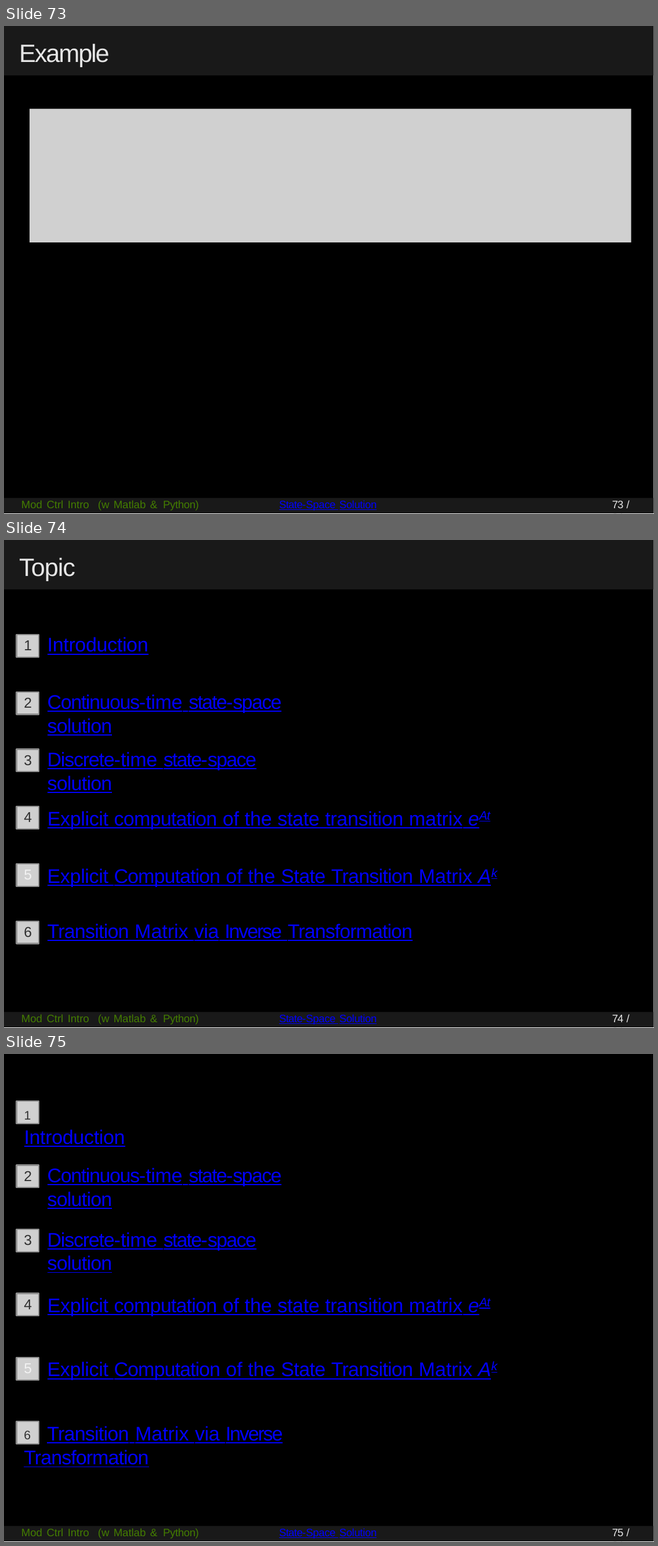
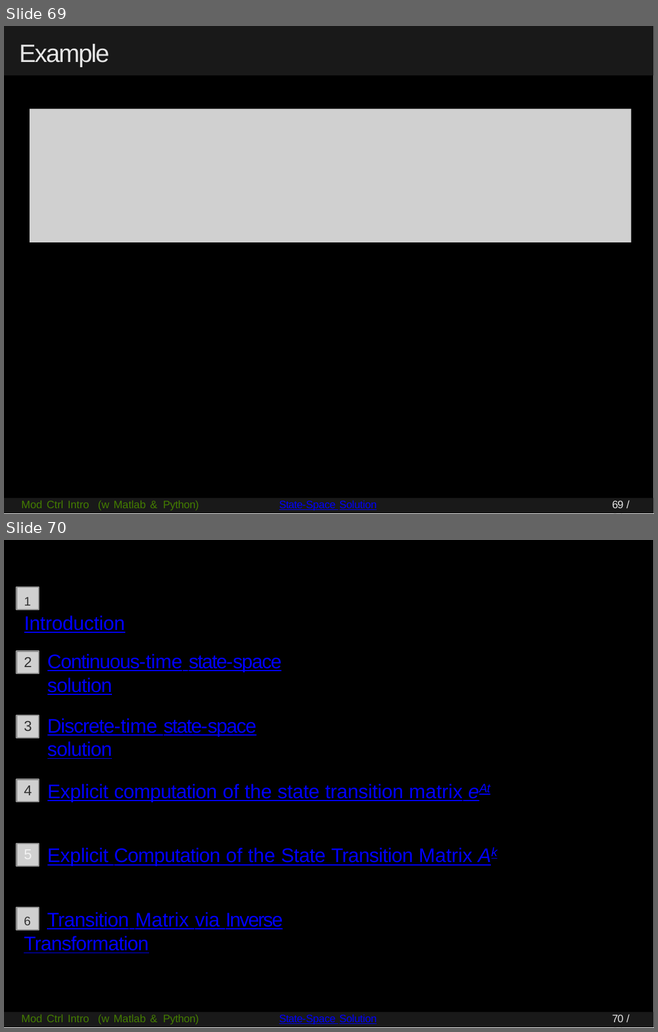
Before and after one commit to MCIMP-book/mcimp, a slide deck: lecture notes/from Modeling to Continuous-time LQ/powerpoint_handouts (work in progress)/09-Solution of LTI State-Space Equations (imcmp-handout-dark) - pub.pptx. Shown one above the other, each under a label of ours: slides 73, 74 and 75 before the commit, slides 69 and 70 after it. The pictures are 658x1546 and 658x1032 pixels, drawn with LibreOffice and Linux fonts; fonts in the diff are those of the drawing; grey boxes stand for pictures. Boxes give left, top, right and bottom in pixels: in the first picture for what was removed or moved away, otherwise in the second. Text is boxed around its words. In the diff, an @@ line names an element or a change of style, - is before the commit and + after.

```diff
--- a/lecture notes/from Modeling to Continuous-time LQ/powerpoint_handouts (work in progress)/09-Solution of LTI State-Space Equations (imcmp-handout-dark) - pub.pptx
+++ b/lecture notes/from Modeling to Continuous-time LQ/powerpoint_handouts (work in progress)/09-Solution of LTI State-Space Equations (imcmp-handout-dark) - pub.pptx
@@ slide 74 removed at bbox=[4, 540, 654, 1028], background #FFFFFF; not listed: 1 template element that a slide beside it also shows @@
@@ freeform shape removed at bbox=[4, 540, 654, 589] @@
@@ title removed at bbox=[19, 557, 75, 581] @@
-Topic
@@ picture removed at bbox=[17, 634, 39, 656] @@
@@ text removed at bbox=[24, 640, 32, 650] @@
-1
@@ text removed at bbox=[48, 637, 148, 655] @@
-Introduction
@@ picture removed at bbox=[17, 692, 39, 714] @@
@@ text removed at bbox=[48, 694, 281, 735] @@
-Continuous-time state-space solution
@@ text removed at bbox=[24, 698, 32, 708] @@
-2
@@ picture removed at bbox=[17, 749, 39, 771] @@
@@ text removed at bbox=[24, 755, 32, 765] @@
-3
@@ text removed at bbox=[48, 752, 256, 793] @@
-Discrete-time state-space solution
@@ picture removed at bbox=[17, 807, 39, 829] @@
@@ text removed at bbox=[24, 812, 32, 822] @@
-4
@@ text removed at bbox=[48, 811, 462, 829] @@
-Explicit computation of the state transition matrix eAt
@@ picture removed at bbox=[17, 864, 39, 886] @@
@@ text removed at bbox=[48, 868, 472, 886] @@
-Explicit Computation of the State Transition Matrix Ak
@@ picture removed at bbox=[17, 922, 39, 944] @@
@@ text removed at bbox=[24, 927, 32, 937] @@
-6
@@ text removed at bbox=[48, 923, 412, 941] @@
-Transition Matrix via Inverse Transformation
@@ freeform shape removed at bbox=[4, 1012, 654, 1027] @@
@@ text removed at bbox=[21, 1014, 199, 1024] @@
-Mod Ctrl Intro (w Matlab & Python)
@@ text removed at bbox=[279, 1014, 377, 1024] @@
-State-Space Solution
@@ page number removed at bbox=[612, 1014, 623, 1022] @@
-74 / 84
@@ what was slide 73 is now slide 69 @@
@@ page number at bbox=[612, 500, 623, 508]: text changed @@
-73 / 84
+69 / 84
@@ what was slide 75 is now slide 70 @@
@@ page number at bbox=[612, 1014, 623, 1022]: text changed @@
-75 / 84
+70 / 84
```
Also in this commit, not shown: 3 slides changed, 5 other slides removed, 5 other files.
